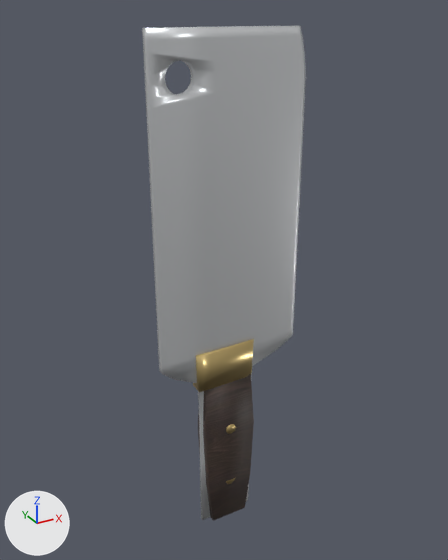
The glTF model app/src/main/assets/knife-flip/cleaver.glb, before and after one commit.
Rendered twice from a camera (50 mm lens) standing at (-0.203, -0.28, 0.126) and looking at (-0.045, 0.007, -0.018). Every picture has the same lights, and +X, +Y and +Z are marked at lower left. The picture after the commit comes second. Vertices at exactly the same position are counted once.

The first picture shows 'cleaver_blade', 'cleaver_ferrule', 'cleaver_rivet_0', 'cleaver_rivet_1', 'cleaver_scale_a', 'cleaver_scale_b'.
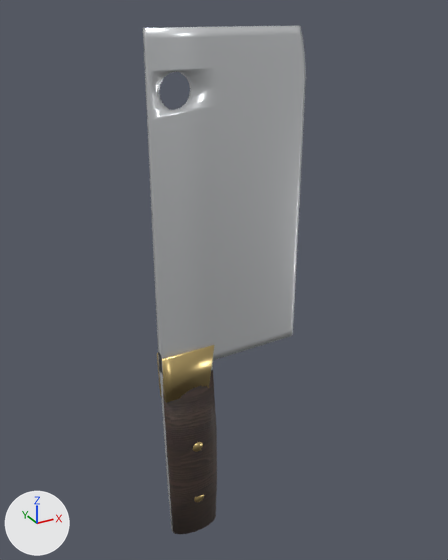
Diff of the bpy script that builds the scene:
```diff
--- a/app/src/main/assets/knife-flip/cleaver.glb.py
+++ b/app/src/main/assets/knife-flip/cleaver.glb.py
@@ me_cleaver_blade @@
-me_cleaver_blade.from_pydata(...)  # 338 vertices, 676 faces; spans x -0.09..0.0, y -0.002..0.002, z -0.182..0.118
+me_cleaver_blade.from_pydata(...)  # 335 vertices, 670 faces; spans x -0.09..0.0, y -0.002..0.002, z -0.062..0.118
+# me_cleaver_blade part 1: 8 vertices moved within x -0.09..-0.055, y -0.002..0.002, z 0.113..0.118; 276 vertices removed from x -0.09..0.0, y -0.002..0.002, z -0.182..0.113; 273 vertices added at x -0.09..0.0, y -0.002..0.002, z -0.058..0.113
 me_cleaver_blade.materials.append(mat_steel)
@@ me_cleaver_ferrule @@
-me_cleaver_ferrule.from_pydata(...)  # 14 vertices, 24 faces; spans x -0.069..-0.027, y -0.0045..0.0045, z -0.0802..-0.0562
+me_cleaver_ferrule.from_pydata(...)  # 14 vertices, 24 faces; spans x -0.09..-0.0545, y -0.0047..0.0047, z -0.0802..-0.0522
+# me_cleaver_ferrule part 2: 14 of 14 vertices moved; they spanned x -0.069..-0.027, y -0.0045..0.0045, z -0.0802..-0.0562 and now span x -0.09..-0.0545, y -0.0047..0.0047, z -0.0802..-0.0522; mean shift (-0.0251, 0.0, 0.002)
 me_cleaver_ferrule.materials.append(mat_brass)
@@ me_cleaver_scale_a @@
-me_cleaver_scale_a.from_pydata(...)  # 16 vertices, 28 faces; spans x -0.0645..-0.0315, y 0.0005..0.0064, z -0.1822..-0.0722
+me_cleaver_scale_a.from_pydata(...)  # 48 vertices, 92 faces; spans x -0.09..-0.0554, y 0.0005..0.0095, z -0.1822..-0.0702
+# me_cleaver_scale_a part 3: the whole mesh is rebuilt
 me_cleaver_scale_a.materials.append(mat_woodhandle)
@@ me_cleaver_scale_b @@
-me_cleaver_scale_b.from_pydata(...)  # 16 vertices, 28 faces; spans x -0.0645..-0.0315, y -0.0064..-0.0005, z -0.1822..-0.0722
+me_cleaver_scale_b.from_pydata(...)  # 48 vertices, 92 faces; spans x -0.09..-0.0554, y -0.0095..-0.0005, z -0.1822..-0.0702
+# me_cleaver_scale_b part 4: the whole mesh is rebuilt
 me_cleaver_scale_b.materials.append(mat_woodhandle)
@@ me_cleaver_rivet_0 @@
-me_cleaver_rivet_0.from_pydata(...)  # 24 vertices, 44 faces; spans x -0.0514..-0.0446, y -0.0064..0.0064, z -0.11562..-0.10882
+me_cleaver_rivet_0.from_pydata(...)  # 24 vertices, 44 faces; spans x -0.07575..-0.06895, y -0.00956..0.00956, z -0.11762..-0.11082
+# me_cleaver_rivet_0 part 5: all 12 vertices in x -0.0514..-0.0446, y -0.0064, z -0.11562..-0.10882 are moved by (-0.02435, -0.00316, -0.002)
+# other edits to the shape of me_cleaver_rivet_0 do not show in these pictures
 me_cleaver_rivet_0.materials.append(mat_brass)
@@ me_cleaver_rivet_1 @@
-me_cleaver_rivet_1.from_pydata(...)  # 24 vertices, 44 faces; spans x -0.0514..-0.0446, y -0.006..0.006, z -0.15562..-0.14882
+me_cleaver_rivet_1.from_pydata(...)  # 24 vertices, 44 faces; spans x -0.0753..-0.0685, y -0.00898..0.00898, z -0.15762..-0.15082
+# me_cleaver_rivet_1 part 6: all 12 vertices in x -0.0514..-0.0446, y -0.006, z -0.15562..-0.14882 are moved by (-0.0239, -0.00298, -0.002)
+# other edits to the shape of me_cleaver_rivet_1 do not show in these pictures
 me_cleaver_rivet_1.materials.append(mat_brass)
@@ ob_cleaver_tang @@
+ob_cleaver_tang = bpy.data.objects.new('cleaver_tang', me_cleaver_tang)  # 42 vertices, 80 faces; spans x -0.09..-0.0555, y -0.0021..0.0021, z -0.1822..-0.0502
+ob_cleaver_tang.location = (0.0, 0.0, 0.0)
```

Where the change shows, as pixel boxes [x1, y1, x2, y2] in the pictures (448 x 560 px):
'cleaver_blade', reshaped (29% shorter)
    before: [142, 26, 306, 520]
    after: [143, 26, 306, 374]
'cleaver_scale_b', reshaped (11% taller)
    before: [203, 374, 254, 521]
    after: [163, 370, 217, 534]
'cleaver_ferrule', reshaped (6% narrower, 9% taller)
    before: [193, 339, 254, 392]
    after: [157, 345, 214, 403]
'cleaver_tang', added
    after: [158, 352, 213, 532]
'cleaver_rivet_0', reshaped
    before: [226, 424, 236, 434]
    after: [193, 442, 203, 452]
'cleaver_rivet_1', reshaped
    before: [226, 478, 235, 484]
    after: [194, 494, 204, 502]
'cleaver_scale_a', reshaped (not visible afterwards)
    before: [198, 414, 200, 453]
